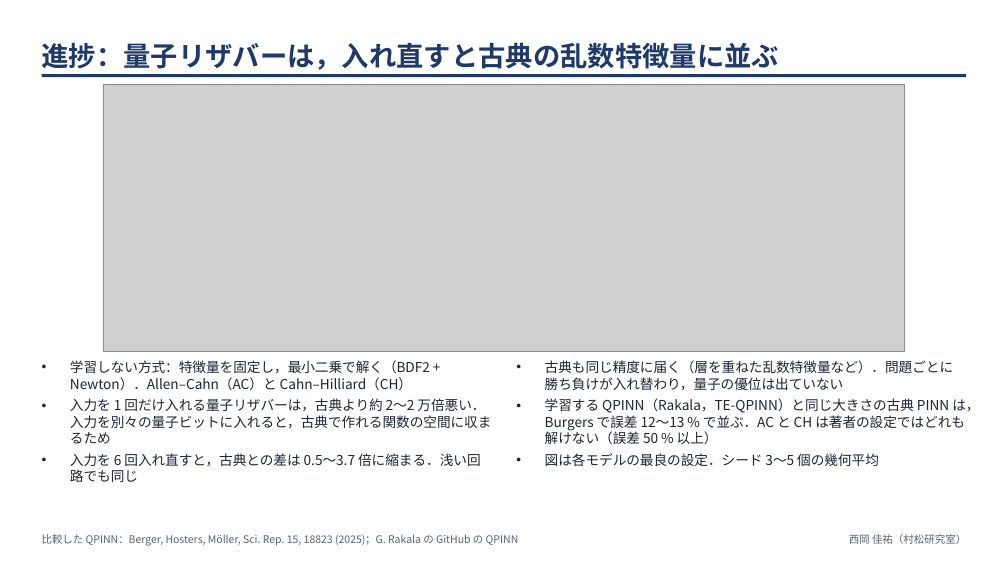
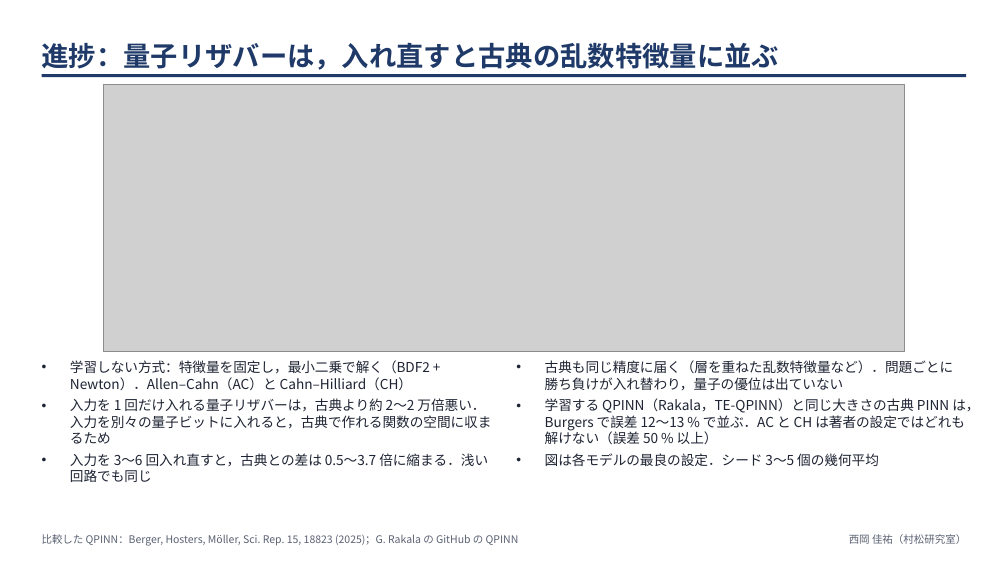
Before and after one commit to keisuke58/quantum-computing-intro, a slide deck: slide 1 of docs/progress/2026-11-20_reservoir_summary.pptx. Drawn at 1008x567 pixels with LibreOffice and Linux fonts; fonts in the diff are those of the drawing; grey boxes stand for pictures. Boxes give left, top, right and bottom in pixels: in the first picture for what was removed or moved away, otherwise in the second. Text is boxed around its words. In the diff, an @@ line names an element or a change of style, - is before the commit and + after.

```diff
--- a/docs/progress/2026-11-20_reservoir_summary.pptx
+++ b/docs/progress/2026-11-20_reservoir_summary.pptx
@@ text at (70, 453, 488, 482): text changed @@
-• 入力を 6 回入れ直すと，古典との差は 0.5〜3.7 倍に縮まる．浅い回路でも同じ
+• 入力を 3〜6 回入れ直すと，古典との差は 0.5〜3.7 倍に縮まる．浅い回路でも同じ
```
Also in this commit, not shown: 1 other file.
